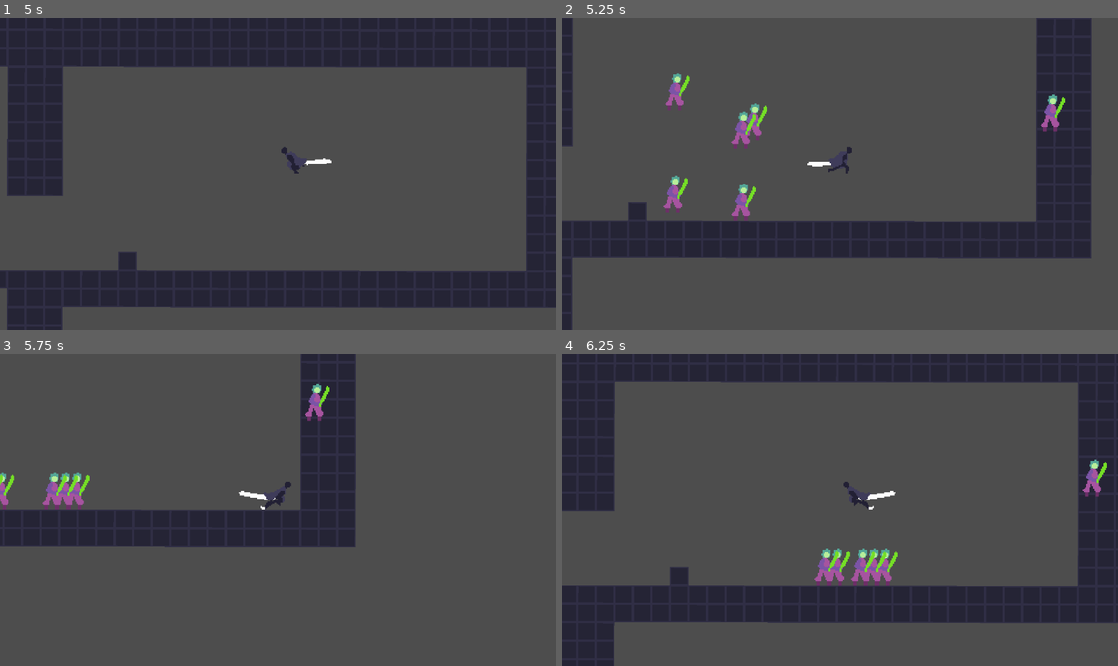
Above: before the commit, frames 1-4 (two rows, left to right).
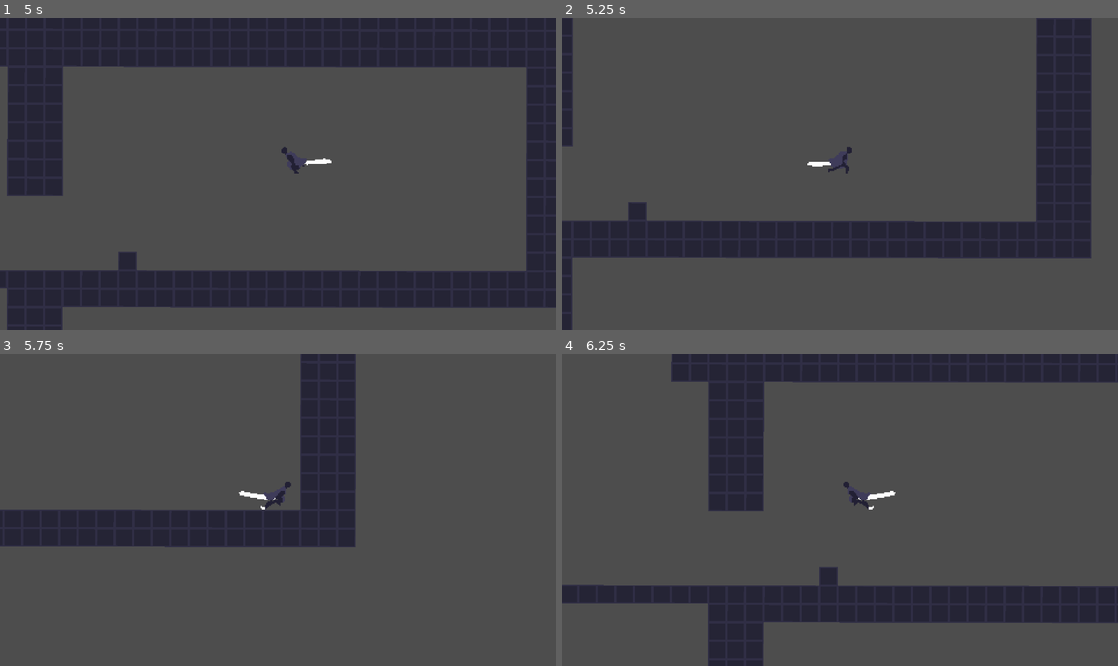
Above: after the commit, the same moments.

Repository: EinarDarri/hr-game-out-of-order
Game: Godot game, scene res://game.tscn
The game is run twice, just before and just after one commit, with the same random seed, the same clock (stepped at 60 frames per second) and the same inputs.
Inputs (mouse positions are in pixels of both pictures, inside the frame that each line leads up to):
- Up to frame 1 (5 s): move the mouse to (400, 158) at 0.52 s; hold D (move_right) 0.53-2.03 s; click (400, 158) at 0.6 s; tap Space (move_jump) at 0.77, 1.52, 3.02, 3.77, 4.52 s; move the mouse to (166, 189) at 1.27 s; tap S (look_down) at 1.35, 4.35 s; move the mouse to (333, 105) at 2.02 s; hold A (move_left) 2.03-2.78 s; hold W (look_up) 2.03-2.78 s; move the mouse to (250, 236) at 2.77 s; hold D (move_right) 2.78-4.28 s; tap Shift (move_dash) at 2.85 s; move the mouse to (444, 220) at 3.52 s; click (444, 220) at 3.6 s; move the mouse to (111, 127) at 4.27 s; hold A (move_left) from 4.28 s (still down)
- Up to frame 2 (5.25 s): move the mouse to (867, 174) at 5.02 s; release A (move_left) at 5.03 s; hold D (move_right) from 5.03 s (still down); hold W (look_up) from 5.03 s (still down)
- Up to frame 3 (5.75 s): keep holding D (move_right); keep holding W (look_up)
- Up to frame 4 (6.25 s): move the mouse to (756, 432) at 5.77 s; release D (move_right) at 5.78 s; release W (look_up) at 5.78 s; hold A (move_left) from 5.78 s (still down); tap Shift (move_dash) at 5.85 s; tap Space (move_jump) at 6.02 s

Frame 1 is identical in both runs. In frame 2, 1.4% of the frame differs, in the area x 18-91%, y 17-65%; in frame 3, 1.0%; in frame 4, 20%, in the area x 0-100%, y 0-100%.

Commit message:
fixed timer time between and added spawn cap

Diff:
--- a/spawner/spawner.gd
+++ b/spawner/spawner.gd
@@ -6,6 +6,8 @@
 
 @export var spawing: PackedScene
 @export var time_between_spawns: float = 5.0
+@export var total_spawns: int = 3
+var count_spawns: int = 0
 
 @export_group("Spawn box")
 @export var LIMIT_LEFT:int = -250:
@@ -29,6 +31,9 @@
 func _ready() -> void:
 	if drawing == null:
 		_make_drawing_object()
+	# set timer wait time variable to same as timer inspector variable
+	timer.wait_time = time_between_spawns
+	timer.start()
 
 func _make_drawing_object() -> void:
 	drawing = SpawnerDrawer.new()
@@ -42,15 +47,18 @@
 	var y = randf_range(LIMIT_TOP, LIMIT_BOTTOM)
 	return Vector2(x,y)
 
-func _spawn() -> void:
-	var pos:Vector2 = get_random_cords()
-	var spawnd:= spawing.instantiate()
+func _spawn() -> void: # need to use global position as offset otherwise all spawners spawn around
+	if count_spawns >= total_spawns:
+		timer.stop()
+	else:
+		var pos:Vector2 = get_random_cords() + global_position
+		var spawnd:= spawing.instantiate()
 
-	spawnd.position = pos
+		spawnd.position = pos
+		count_spawns+=1
 
-
-	$"..".add_child(spawnd)
-	timer.start()
+		$"..".add_child(spawnd)
+		timer.start()
 
 func _draw() -> void:
 	if Engine.is_editor_hint():
